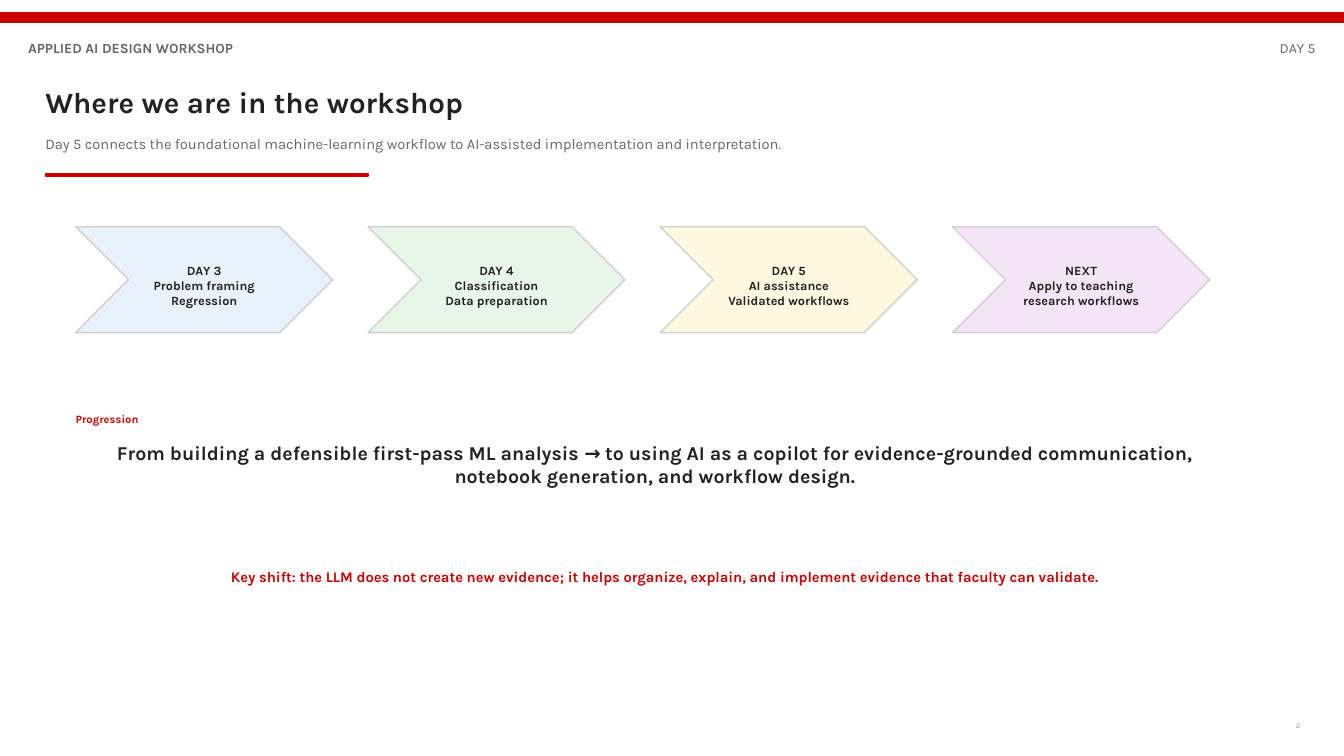
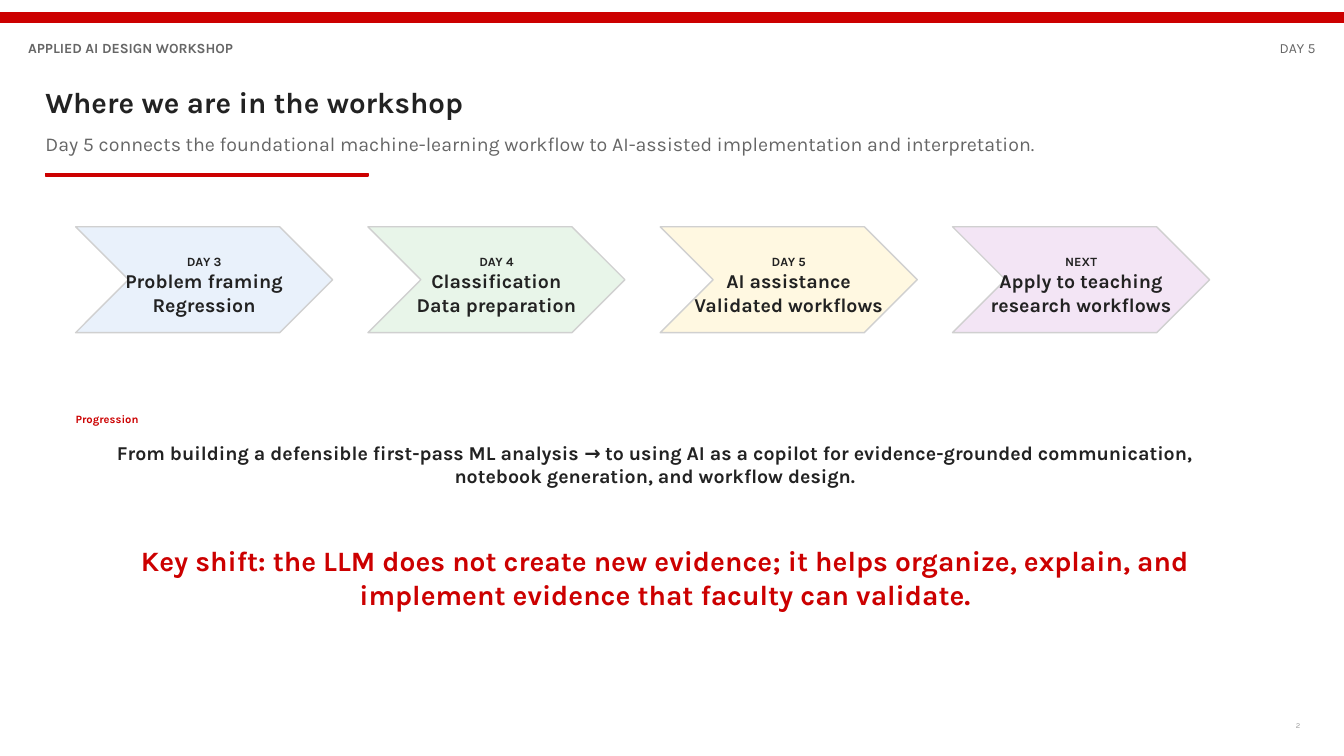
Before and after one commit to farisahmedbhatti123/internal-ml-foundations, a slide deck: slide 2 of presentations/Day 5 - From ML to AI-Enabled Workflows/00_introduction_from_ml_to_ai_workflows.pptx. Drawn at 1344x756 pixels with LibreOffice and Linux fonts; fonts in the diff are those of the drawing; background and template pictures are left out. Boxes give left, top, right and bottom in pixels: in the first picture for what was removed or moved away, otherwise in the second. Text is boxed around its words. In the diff, an @@ line names an element or a change of style, - is before the commit and + after.

```diff
--- a/presentations/Day 5 - From ML to AI-Enabled Workflows/00_introduction_from_ml_to_ai_workflows.pptx
+++ b/presentations/Day 5 - From ML to AI-Enabled Workflows/00_introduction_from_ml_to_ai_workflows.pptx
@@ text "Day 5 connects the foundational ..." at (x1=45, y1=137, x2=1034, y2=156): size 10.5 to 14 pt @@
@@ text at (x1=125, y1=274, x2=283, y2=317): size 9 to 14 pt in "Problem framing", "Regression" @@
@@ text at (x1=417, y1=274, x2=576, y2=317): size 9 to 14 pt in "Classification", "Data preparation" @@
@@ text at (x1=694, y1=274, x2=883, y2=318): size 9 to 14 pt in "AI assistance", "Validated workflows" @@
@@ text at (x1=991, y1=274, x2=1171, y2=313): size 9 to 14 pt in "Apply to teaching", "research workflows" @@
@@ text "Key shift: the LLM does ..." at (x1=141, y1=551, x2=1188, y2=612): size 10.5 to 20 pt @@
```
Also in this commit, not shown: 3 other slides changed, 1 slide removed, 11 other files.
